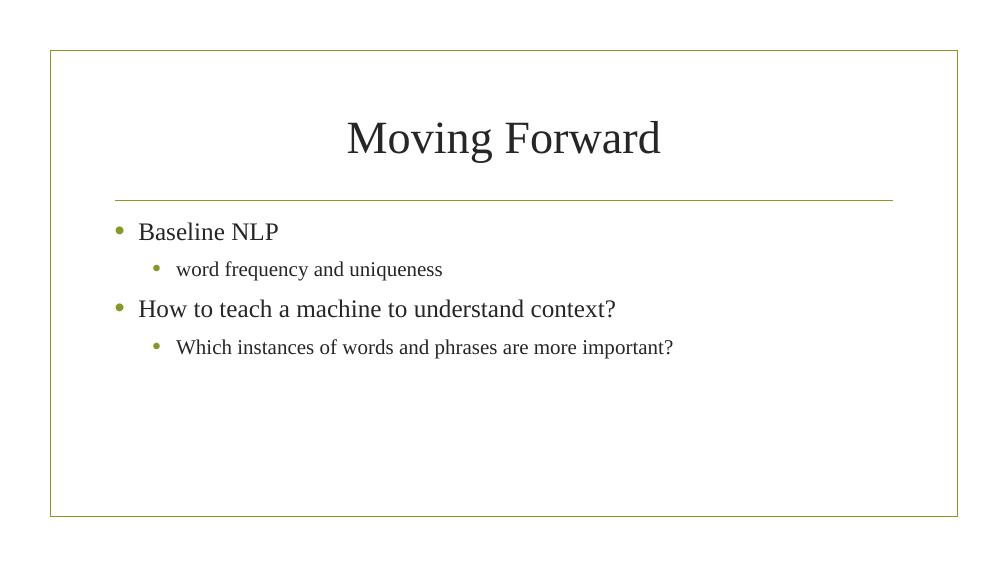
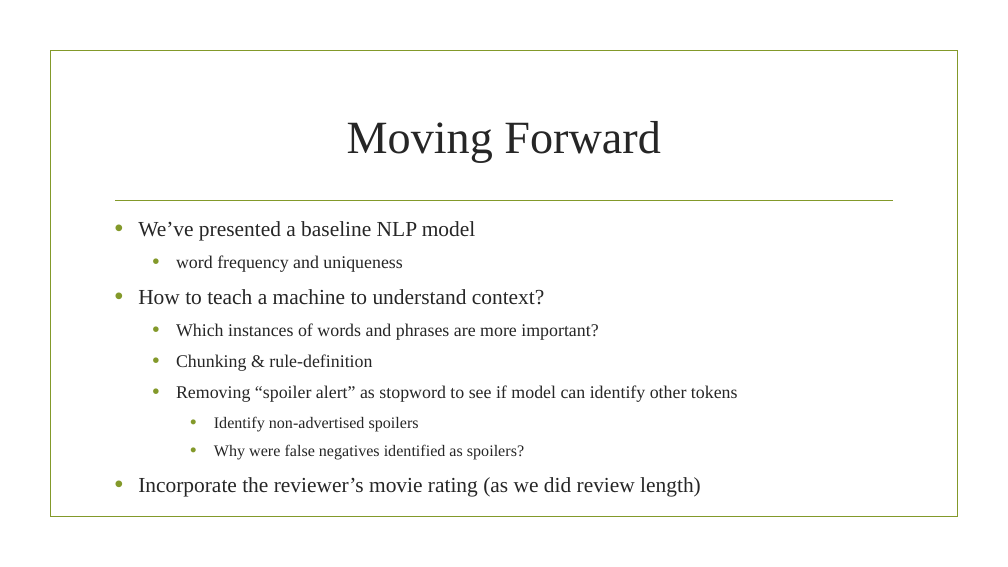
Before and after one commit to davebletsch/Spoiler_Alert, a slide deck: slide 8 of spoiler_alert_presentation.pptx. Drawn at 1008x567 pixels with LibreOffice and Linux fonts; fonts in the diff are those of the drawing; background and template pictures are left out. Boxes give left, top, right and bottom in pixels: in the first picture for what was removed or moved away, otherwise in the second. Text is boxed around its words. In the diff, an @@ line names an element or a change of style, - is before the commit and + after.

```diff
--- a/spoiler_alert_presentation.pptx
+++ b/spoiler_alert_presentation.pptx
@@ text at (138,221,476,241): text changed; size 24 to 20.4 pt @@
-• Baseline NLP
+• We’ve presented a baseline NLP model
@@ text at (138,255,598,340): size 20 to 17 pt in "word frequency and uniqueness", "Which instances of words and phrases are ..."; size 24 to 20.4 pt in "How to teach a machine to understand ..." @@
@@ text at (138,354,738,497): paragraphs added @@
+  • Chunking & rule-definition
+  • Removing “spoiler alert” as stopword to see if model can identify other tokens
+    • Identify non-advertised spoilers
+    • Why were false negatives identified as spoilers?
+• Incorporate the reviewer’s movie rating (as we did review length)
```
Also in this commit, not shown: 3 other slides changed.
